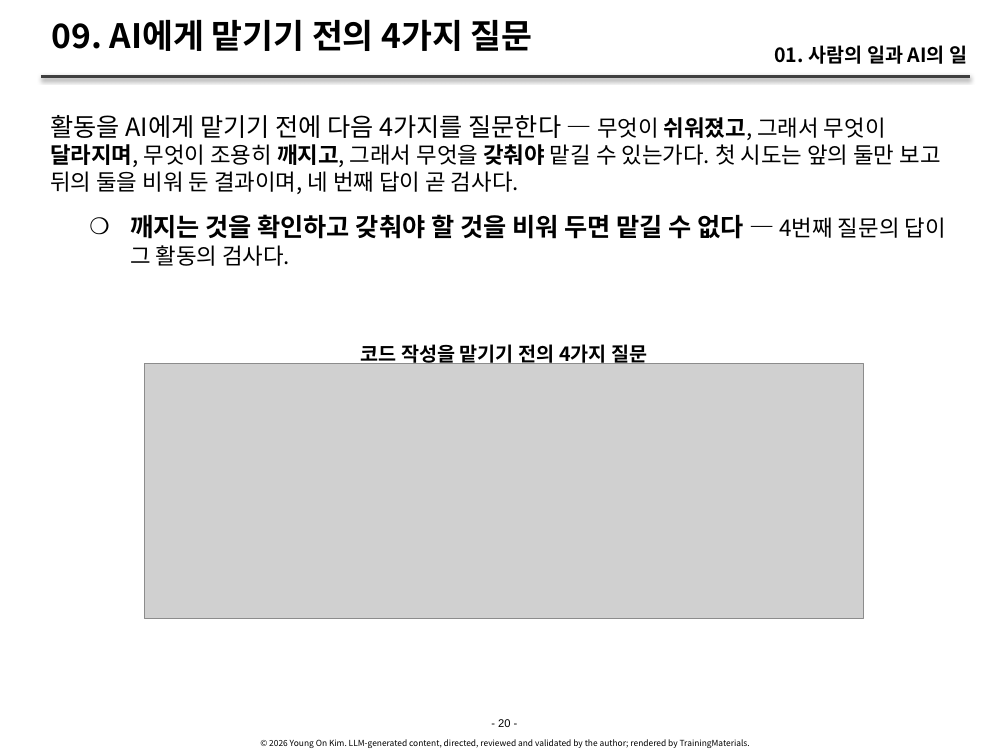
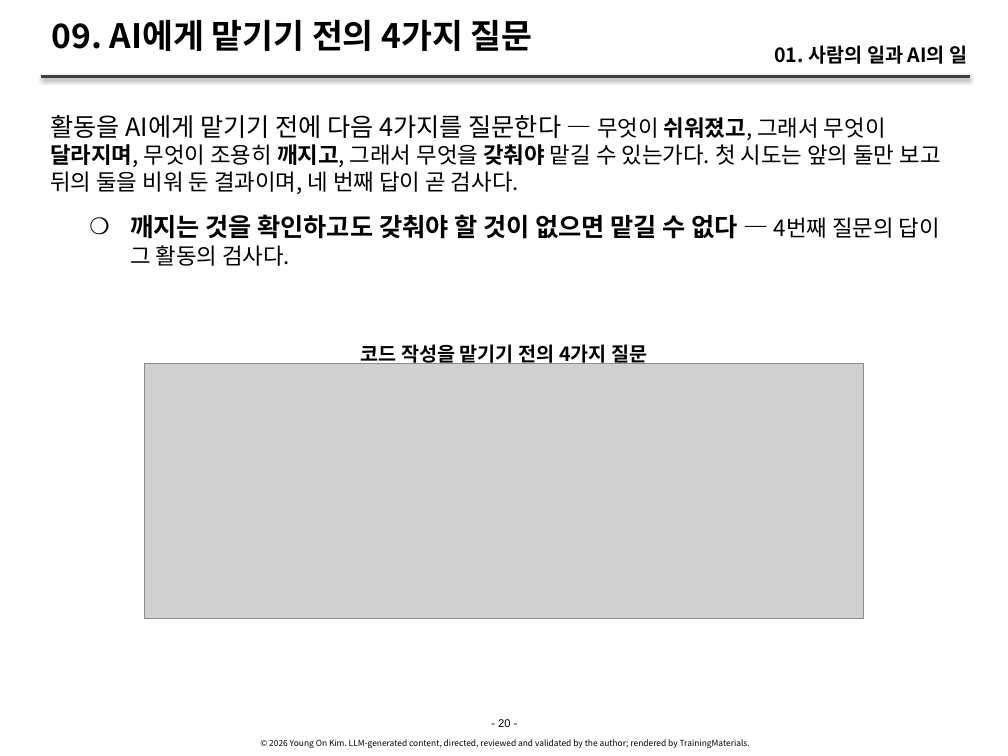
Before and after one commit to YoungSan77/TrainingMaterials, a slide deck: slide 20 of courses/ai-native/sessions/s01.pptx. Drawn at 1008x756 pixels with LibreOffice and Linux fonts; fonts in the diff are those of the drawing; grey boxes stand for pictures. Boxes give left, top, right and bottom in pixels: in the first picture for what was removed or moved away, otherwise in the second. Text is boxed around its words. In the diff, an @@ line names an element or a change of style, - is before the commit and + after.

```diff
--- a/courses/ai-native/sessions/s01.pptx
+++ b/courses/ai-native/sessions/s01.pptx
@@ text at [130, 214, 940, 266]: text changed @@
-    ❍ 깨지는 것을 확인하고 갖춰야 할 것을 비워 두면 맡길 수 없다 — 4번째 질문의 답이 그 활동의 검사다.
+    ❍ 깨지는 것을 확인하고도 갖춰야 할 것이 없으면 맡길 수 없다 — 4번째 질문의 답이 그 활동의 검사다.
```
Also in this commit, not shown: 8 other slides changed, 4 other files.
